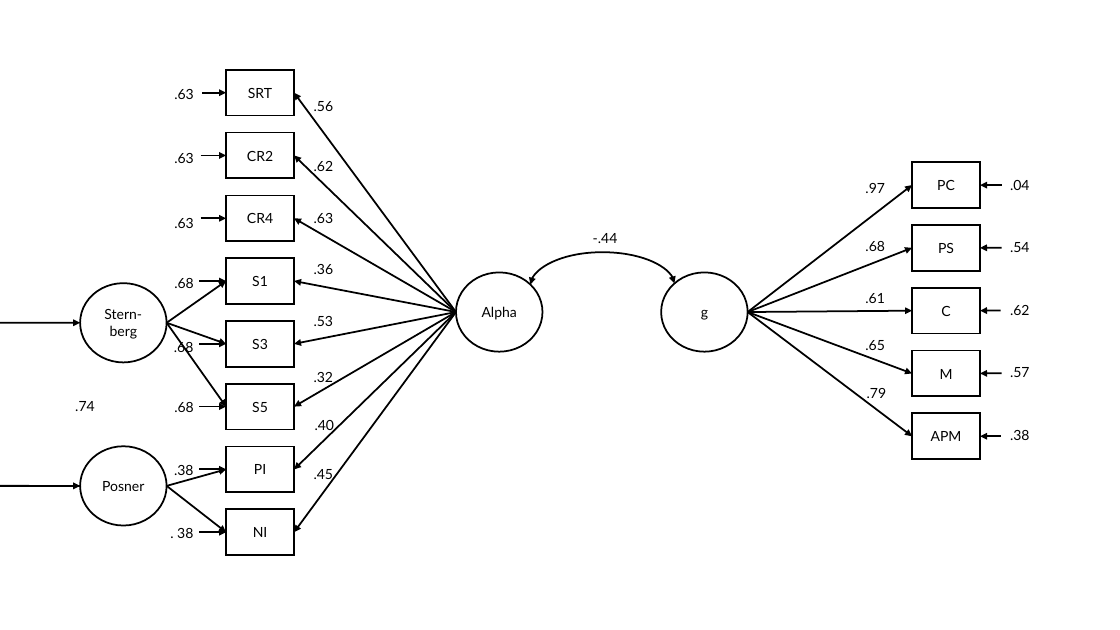
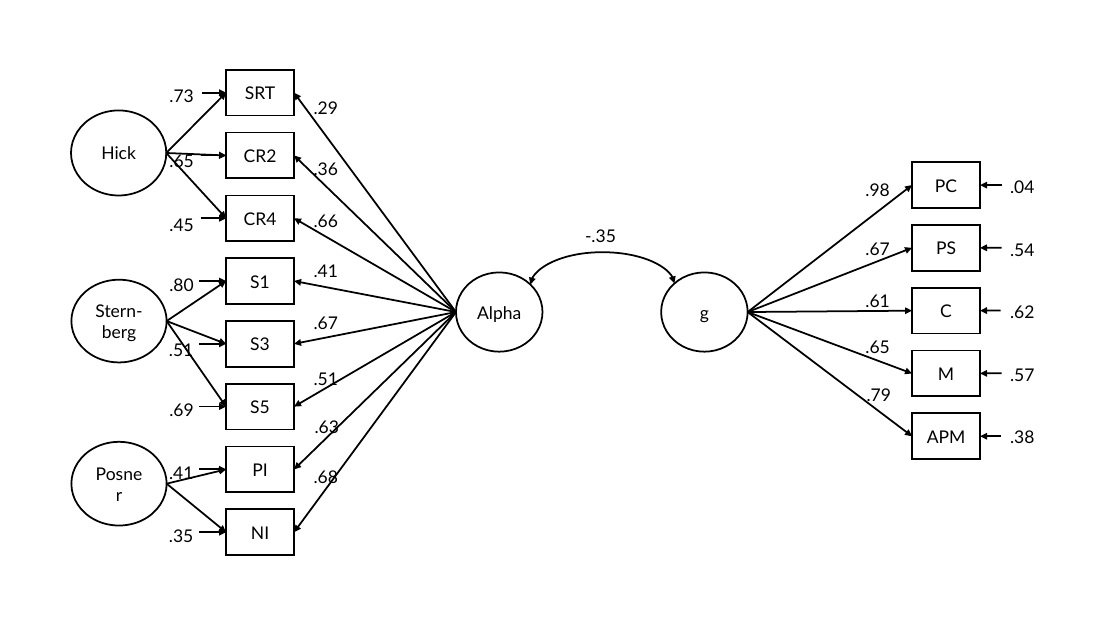
Before and after one commit to SLesche/levy-intelligence, a slide deck: slide 1 of images/sem_graphs.pptx. Drawn at 1120x630 pixels with LibreOffice and Linux fonts; fonts in the diff are those of the drawing. Boxes give left, top, right and bottom in pixels: in the first picture for what was removed or moved away, otherwise in the second. Text is boxed around its words. In the diff, an @@ line names an element or a change of style, - is before the commit and + after.

```diff
--- a/images/sem_graphs.pptx
+++ b/images/sem_graphs.pptx
@@ text at (169,89,193,102): text changed; size 12 to 15 pt @@
-.63
+.73
@@ ellipse added at (71,111,166,196), outline #000000 1.5 pt, 15 pt, text #000000 @@
+Hick
@@ arrow added from (166, 153) to (226, 92), #000000 1.5 pt @@
@@ text at (314,101,338,114): text changed; size 12 to 15 pt @@
-.56
+.29
@@ arrow added from (166, 153) to (226, 155), #000000 1.5 pt @@
@@ arrow added from (166, 153) to (226, 218), #000000 1.5 pt @@
@@ text at (169,152,193,171): text changed; size 12 to 15 pt @@
-.63
+.65
@@ text ".36": place and size @@
-text ".36" at (314,264,334,274)
+text ".36" at (314,162,338,179)
@@ text removed at (314,161,334,175) @@
-.62
@@ text at (865,183,889,196): text changed; size 12 to 15 pt @@
-.97
+.98
@@ text ".45": place and size @@
-text ".45" at (314,469,334,483)
+text ".45" at (169,218,193,231)
@@ text ".45" at (169,218,193,231): size 12 to 15 pt; alignment left to right @@
@@ text removed at (174,218,194,228) @@
-.63
@@ text added at (314,214,338,231), 15 pt, text #000000 @@
+.66
@@ text at (585,229,616,242): text changed; size 12 to 15 pt @@
--.44
+-.35
@@ text added at (314,264,338,277), 15 pt, text #000000 @@
+.41
@@ text at (865,242,889,259): text changed; size 12 to 15 pt @@
-.68
+.67
@@ ellipse "Stern-berg": place and size @@
-ellipse "Stern-berg" at (80,283,166,362)
+ellipse "Stern-berg" at (71,280,166,362)
@@ text at (169,278,193,291): text changed; size 12 to 15 pt @@
-.68
+.80
@@ curved double arrow removed from (80, 323) to (80, 486) @@
@@ text at (314,316,338,329): text changed; size 12 to 15 pt @@
-.53
+.67
@@ text at (169,341,193,360): text changed; size 12 to 15 pt @@
-.68
+.51
@@ text at (314,372,338,389): text changed; size 12 to 15 pt @@
-.32
+.51
@@ text removed at (75,401,95,411) @@
-.74
@@ text added at (169,403,193,416), 15 pt, text #000000 @@
+.69
@@ size 12 to 15 pt in 27 elements at (226,70,294,115), (226,133,294,178), (226,196,294,241), (226,258,294,303), (226,321,294,366), (226,384,294,429), (226,447,294,492), (226,509,294,555), (456,272,543,351), (912,162,981,208), (912,225,981,271), (912,288,981,334), (912,350,981,396), (912,413,981,459), (661,272,748,351), (865,340,889,357), (867,388,891,405), (1010,368,1034,381), (1010,430,1034,443), (865,294,889,311), (1010,180,1034,193), (1010,243,1034,256), (1010,305,1034,318), (71,280,166,362), (71,442,166,526), (314,162,338,179), (315,420,339,437) @@
@@ text ".63": place and size @@
-text ".63" at (314,213,334,223)
+text ".63" at (315,420,339,437)
@@ ellipse "Posner": place and size @@
-ellipse "Posner" at (80,446,166,525)
+ellipse "Posner" at (71,442,166,526)
@@ text removed at (315,420,335,433) @@
-.40
@@ text at (169,466,193,483): text changed; size 12 to 15 pt @@
-.38
+.41
@@ text ".68": place and size @@
-text ".68" at (174,402,194,412)
+text ".68" at (314,470,338,487)
@@ text ".68" at (314,470,338,487): size 12 to 15 pt; alignment right to left @@
@@ text at (169,529,193,542): text changed; size 12 to 15 pt @@
-. 38
+.35
```
Also in this commit, not shown: 2 slides added, 5 other files.
